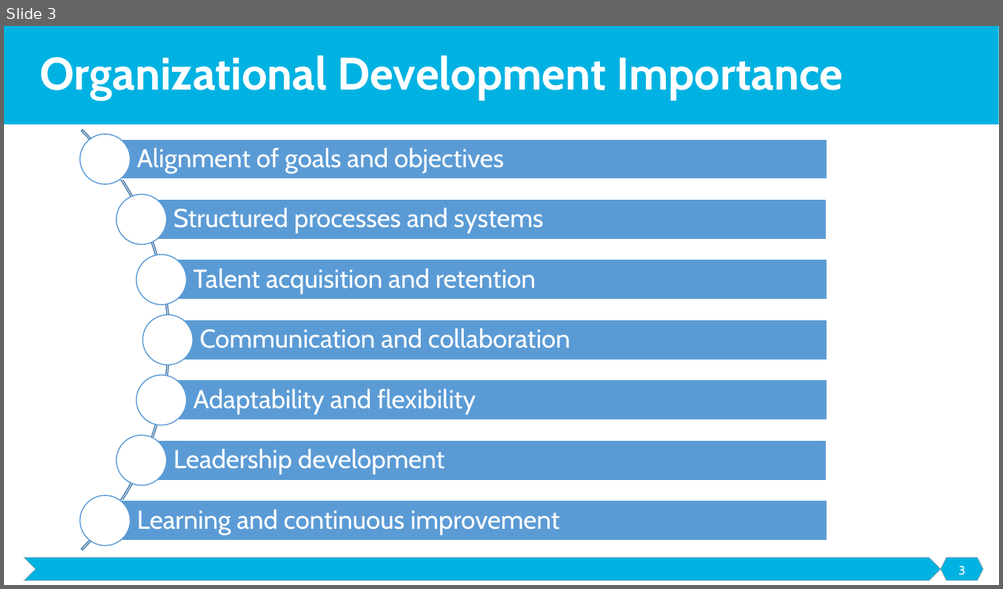
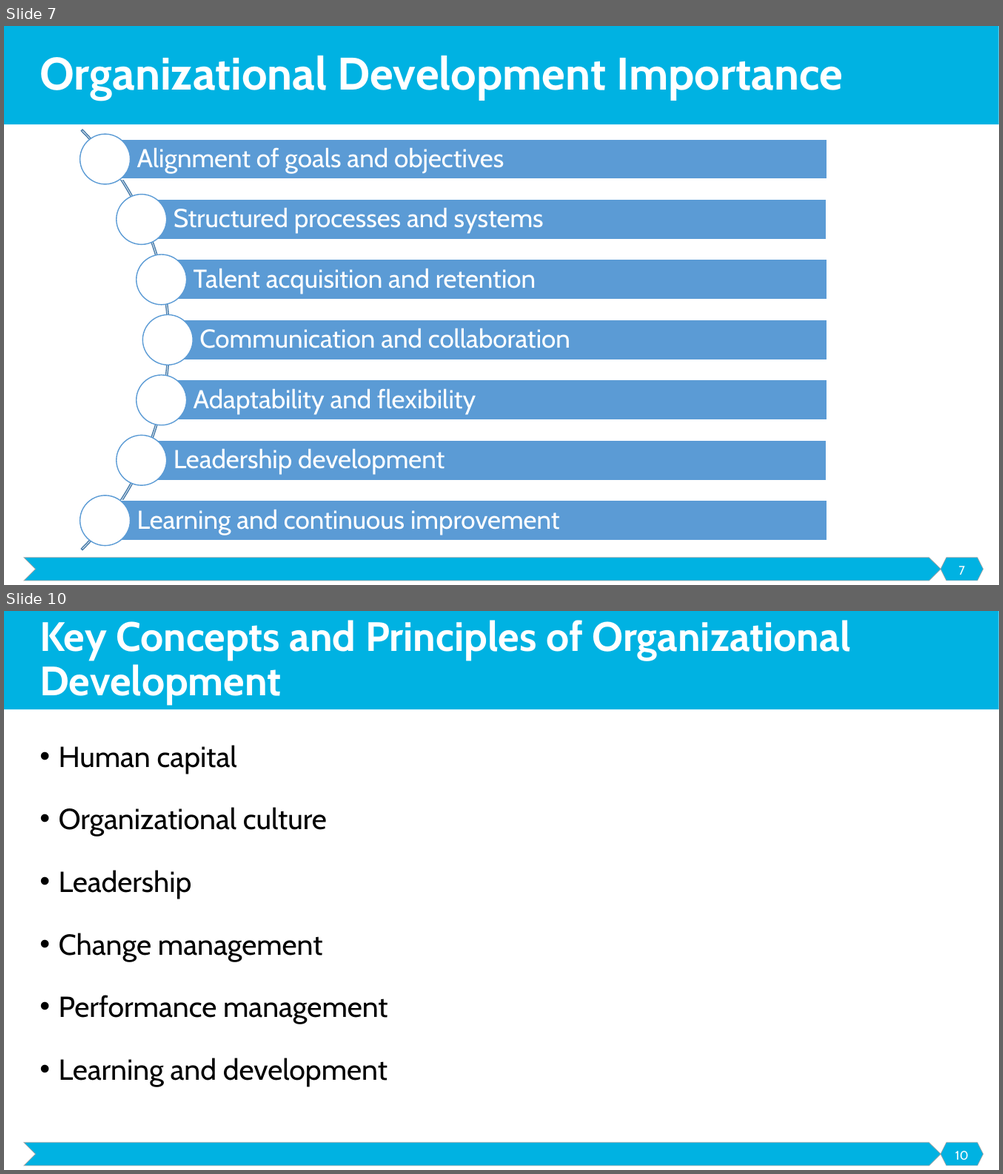
Before and after one commit to malenezi/malenezi, a slide deck: SE495/Lectures/7-Organizational Development/Organizational Development.pptx. Shown one above the other, each under a label of ours: slide 3 before the commit, slides 7 and 10 after it; the slides between them are not shown. The pictures are 1003x589 and 1003x1174 pixels, drawn with LibreOffice and Linux fonts; fonts in the diff are those of the drawing. Boxes give left, top, right and bottom in pixels: in the first picture for what was removed or moved away, otherwise in the second. Text is boxed around its words. In the diff, an @@ line names an element or a change of style, - is before the commit and + after.

```diff
--- a/SE495/Lectures/7-Organizational Development/Organizational Development.pptx
+++ b/SE495/Lectures/7-Organizational Development/Organizational Development.pptx
@@ slide 10 added at [4, 611, 999, 1170], background #FFFFFF; not listed: 3 template elements that a slide beside it also shows @@
@@ title added at [40, 620, 850, 704], 39.6 pt, text #FFFFFF, bold @@
+Key Concepts and Principles of Organizational Development
@@ text added at [59, 745, 388, 1088], 28 pt, text #000000 @@
+• Human capital
+• Organizational culture
+• Leadership
+• Change management
+• Performance management
+• Learning and development
@@ page number added at [955, 1151, 968, 1161], 12 pt, text #FFFFFF @@
+10
@@ what was slide 3 is now slide 7 @@
@@ page number at [959, 566, 965, 575]: text changed @@
-3
+7
```
Also in this commit, not shown: 4 slides changed, 32 other slides added, 4 other files.
